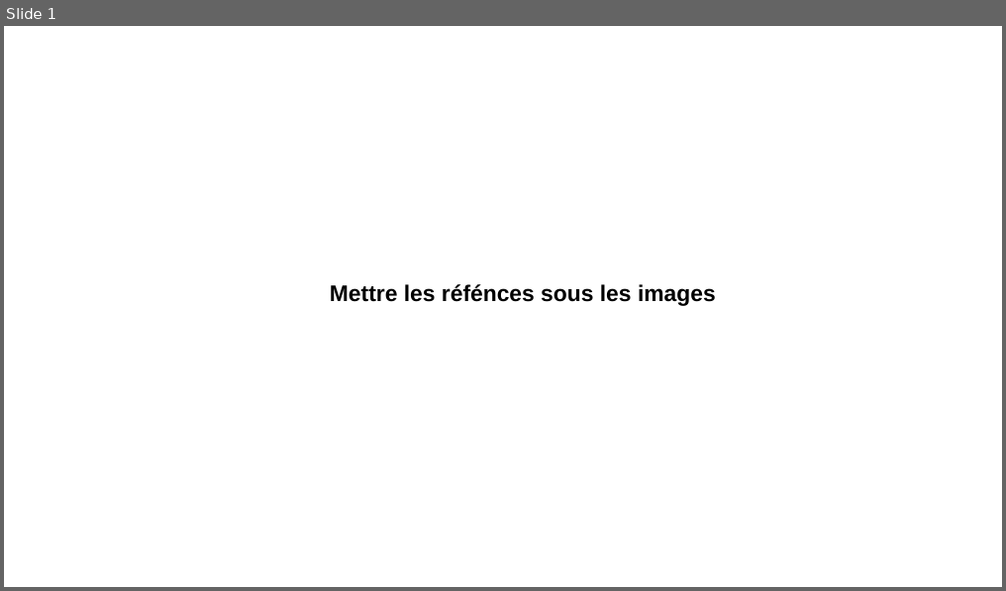
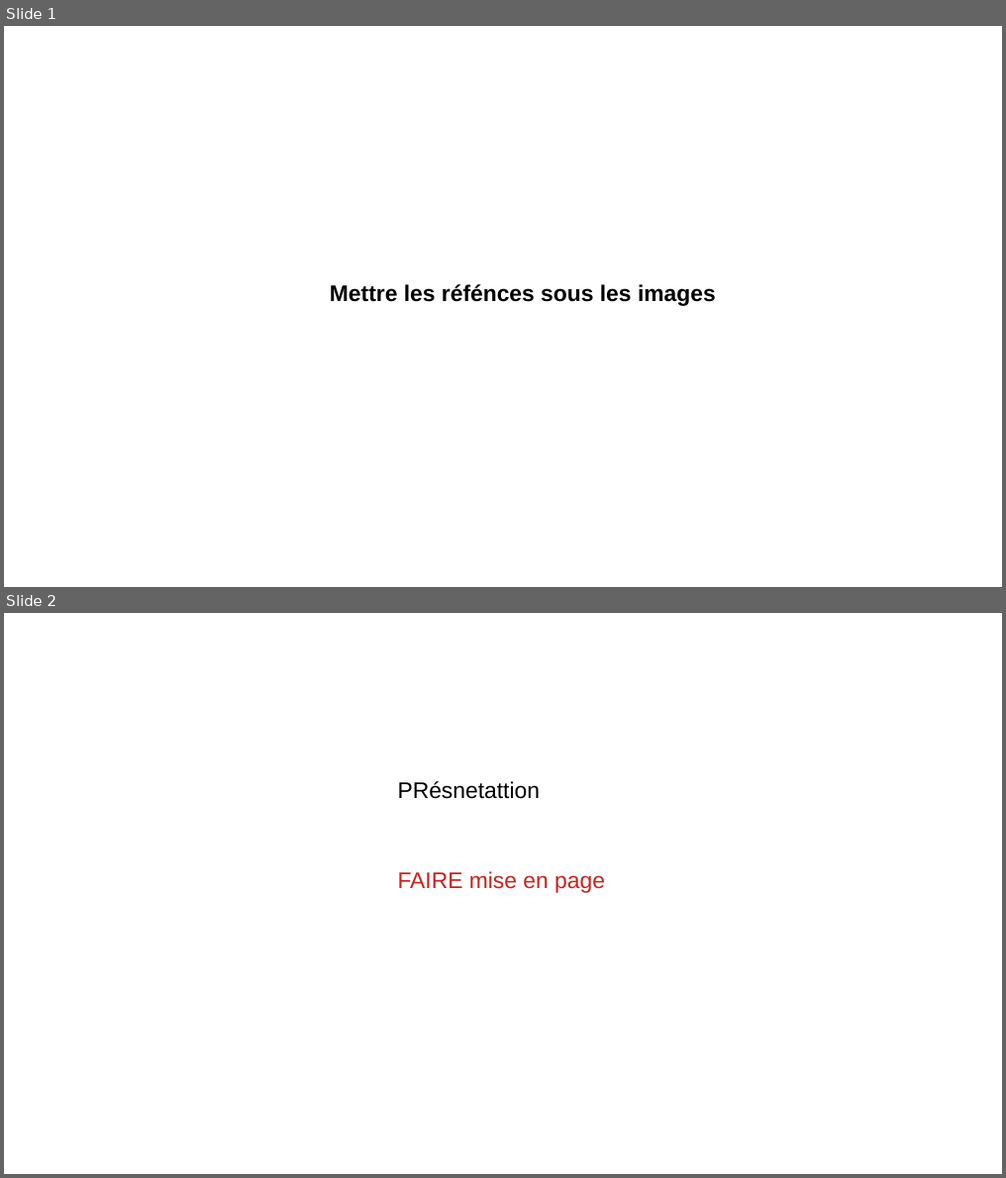
Before and after one commit to Jean-Eude/32-bits-float-grayscale-tiff, a slide deck: Untitled 1.odp. Shown one above the other, each under a label of ours: slide 1 before the commit, slides 1 and 2 after it. The pictures are 1006x591 and 1006x1178 pixels, drawn with LibreOffice and Linux fonts; fonts in the diff are those of the drawing. Boxes give left, top, right and bottom in pixels: in the first picture for what was removed or moved away, otherwise in the second. Text is boxed around its words. In the diff, an @@ line names an element or a change of style, - is before the commit and + after.

```diff
--- a/Untitled 1.odp
+++ b/Untitled 1.odp
@@ slide 2 added at [4, 613, 1002, 1174], background #FFFFFF @@
@@ text added at [398, 781, 540, 799], 18 pt, text #000000 @@
+PRésnetattion
@@ text added at [398, 871, 605, 893], 18 pt, text #C9211E @@
+FAIRE mise en page
```
Also in this commit, not shown: 1 slide removed.
